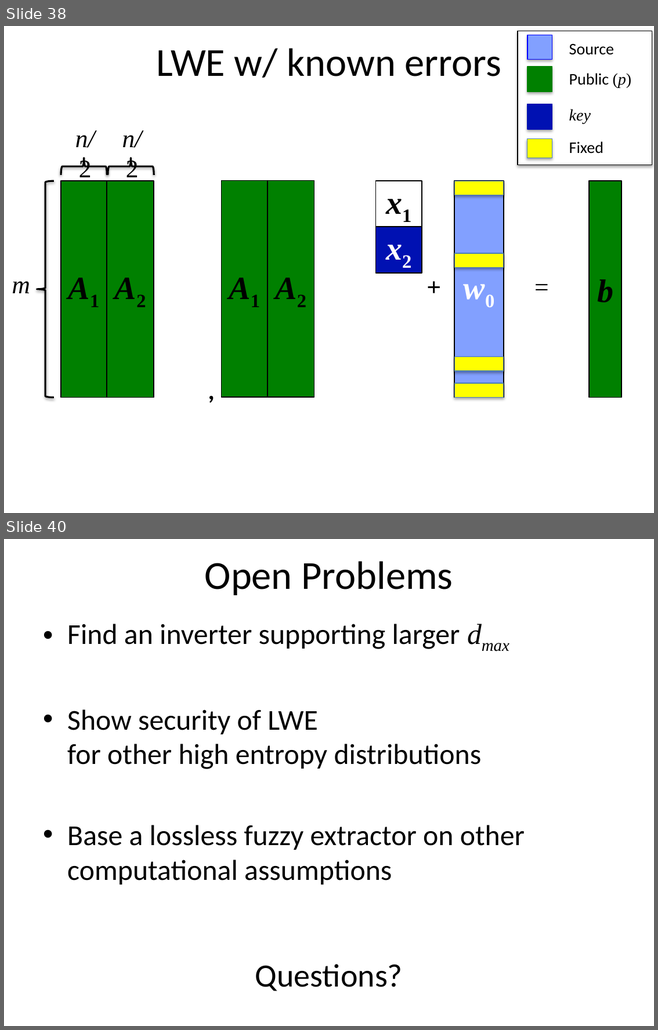
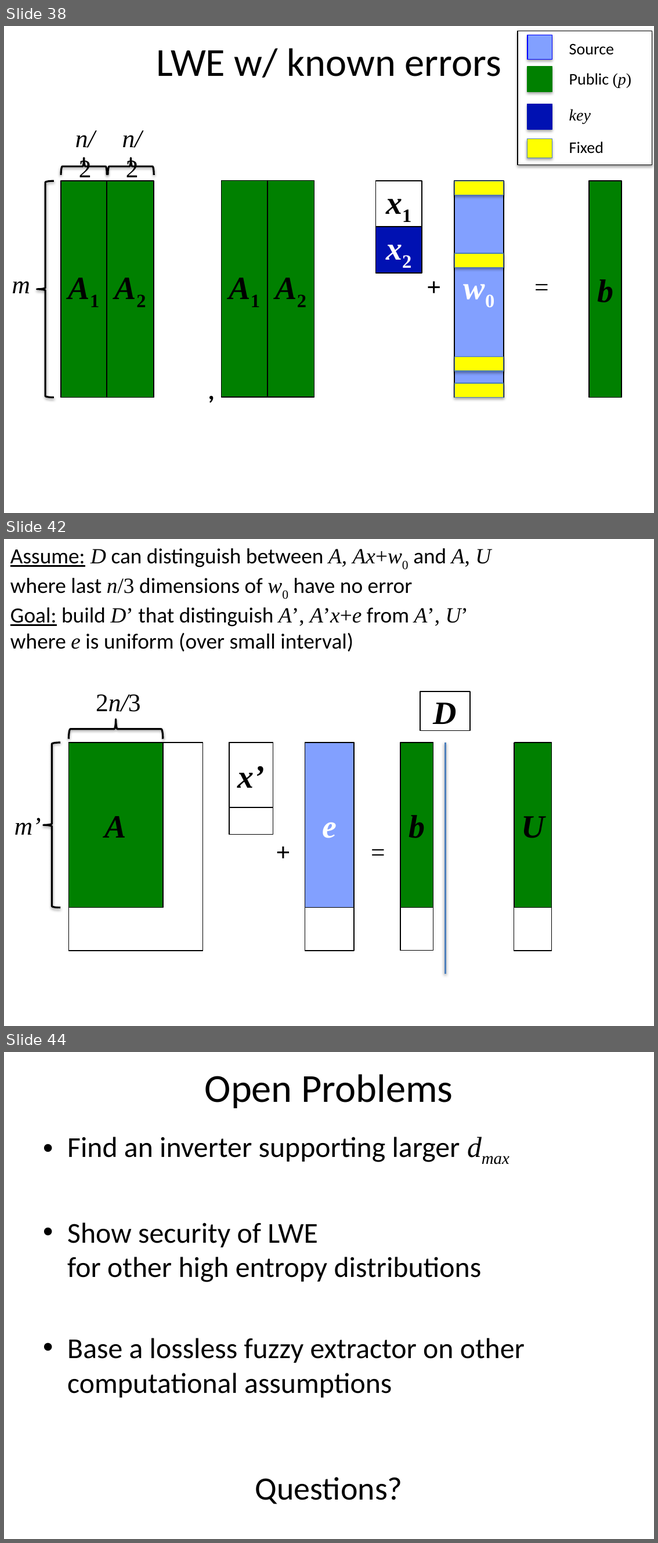
Before and after one commit to xianruimeng/comp-fuzzy-ext, a slide deck: ComputationalFuzzyExtractors.pptx. Shown one above the other, each under a label of ours: slides 38 and 40 before the commit, slides 38, 42 and 44 after it; the slides between them are not shown. The pictures are 658x1030 and 658x1543 pixels, drawn with LibreOffice and Linux fonts; fonts in the diff are those of the drawing. Boxes give left, top, right and bottom in pixels: in the first picture for what was removed or moved away, otherwise in the second. Text is boxed around its words. In the diff, an @@ line names an element or a change of style, - is before the commit and + after.

```diff
--- a/ComputationalFuzzyExtractors.pptx
+++ b/ComputationalFuzzyExtractors.pptx
@@ slide 42 added at (4, 539, 654, 1026), background #FFFFFF @@
@@ text added at (10, 548, 491, 652), 24 pt, text #000000 @@
+Assume: D can distinguish between A, Ax+w0 and A, U
+where last n/3 dimensions of w0 have no error
+Goal: build D’ that distinguish A’, A’x+e from A’, U’
+where e is uniform (over small interval)
@@ text added at (96, 694, 140, 712), 28 pt, text #000000 @@
+2n/3
@@ rectangle added at (420, 692, 470, 730), outline #000000 1 pt, 36 pt, text #000000, bold, italic @@
+D
@@ left brace added at (68, 719, 163, 739), outline #000000 2 pt @@
@@ left brace added at (43, 743, 60, 907), outline #000000 2 pt @@
@@ rectangle added at (69, 743, 163, 907), fill #008000, outline #000000 1 pt, 36 pt, text #000000, bold, italic @@
+A
@@ rectangle added at (69, 743, 203, 951), outline #000000 1 pt @@
@@ rectangle added at (229, 743, 273, 835), outline #000000 1 pt @@
@@ rectangle added at (230, 743, 273, 808), outline #000000 1 pt, 36 pt, text #000000, bold, italic @@
+x’
@@ rectangle added at (305, 743, 354, 908), fill #82A0FF, outline #000000 1 pt, 36 pt, text #FFFFFF, bold, italic @@
+e
@@ rectangle added at (305, 743, 354, 951), outline #000000 1 pt @@
@@ rectangle added at (400, 743, 433, 907), fill #008000, outline #000000 1 pt, 36 pt, text #000000, bold, italic @@
+b
@@ rectangle added at (400, 743, 433, 951), outline #000000 1 pt @@
@@ line added from (445, 743) to (445, 974), #4F81BD 2 pt @@
@@ rectangle added at (513, 743, 551, 951), outline #000000 1 pt @@
@@ rectangle added at (514, 743, 551, 908), fill #008000, outline #000000 1 pt, 36 pt, text #000000, bold, italic @@
+U
@@ text added at (14, 818, 41, 835), 28 pt, text #000000, italic @@
+m’
@@ text added at (269, 832, 297, 870), 28 pt, text #000000, bold @@
++
@@ text added at (364, 832, 392, 870), 28 pt, text #000000 @@
+=
@@ what was slide 40 is now slide 44 @@
```
Also in this commit, not shown: 10 slides changed, 3 other slides added.
